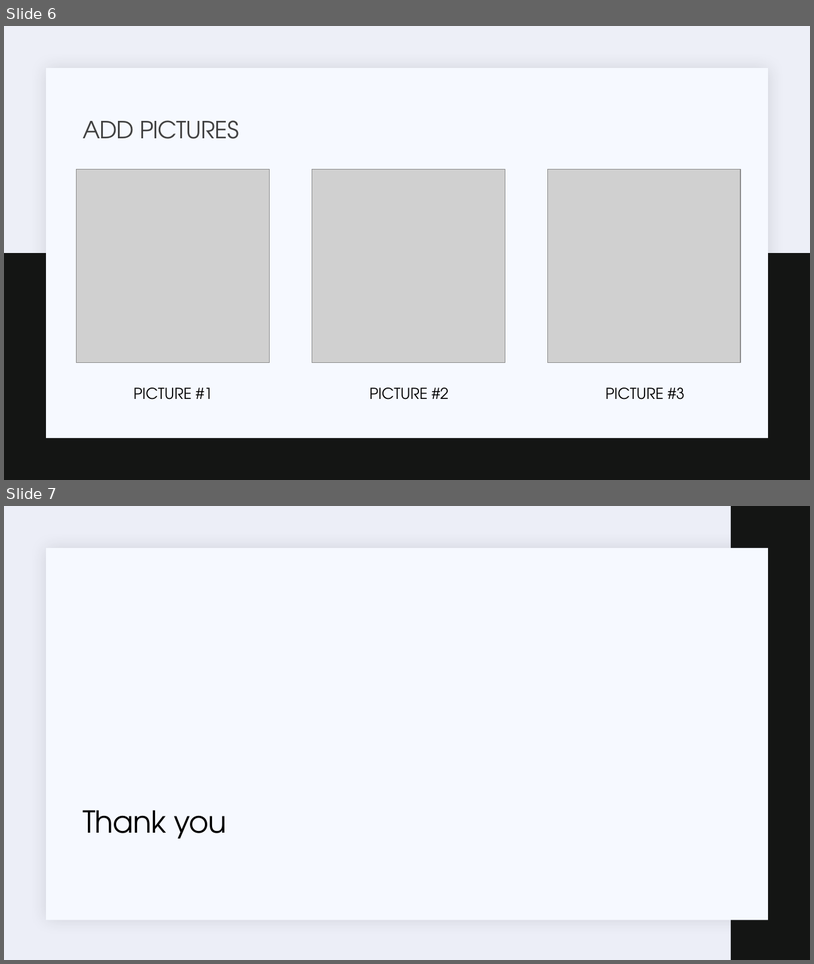
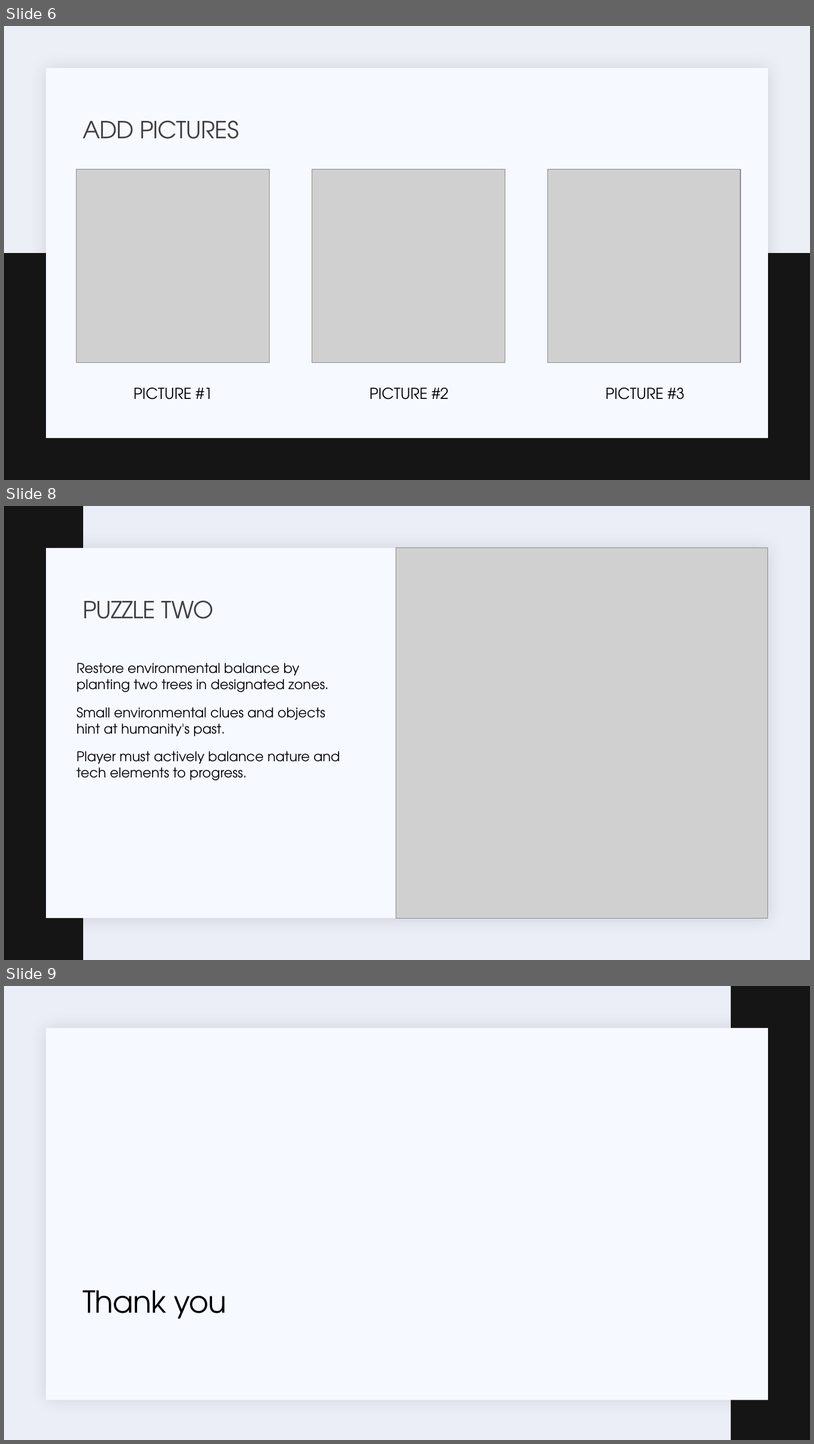
Before and after one commit to HaiderSalim/CareTaker_Cycles, a slide deck: Caretaker's Cycle presentation.pptx. Shown one above the other, each under a label of ours: slides 6 and 7 before the commit, slides 6, 8 and 9 after it; the slides between them are not shown. The pictures are 814x964 and 814x1444 pixels, drawn with LibreOffice and Linux fonts; fonts in the diff are those of the drawing; grey boxes stand for pictures. Boxes give left, top, right and bottom in pixels: in the first picture for what was removed or moved away, otherwise in the second. Text is boxed around its words. In the diff, an @@ line names an element or a change of style, - is before the commit and + after.

```diff
--- a/Caretaker's Cycle presentation.pptx
+++ b/Caretaker's Cycle presentation.pptx
@@ slide 8 added at (x1=4, y1=506, x2=810, y2=960), background #ECEEF7; not listed: 1 template element that a slide beside it also shows @@
@@ rectangle added at (x1=4, y1=506, x2=83, y2=960), fill #141514 @@
@@ picture added at (x1=396, y1=548, x2=768, y2=918) @@
@@ title added at (x1=83, y1=600, x2=214, y2=619), 28 pt, text #404040 @@
+PUZZLE TWO
@@ text added at (x1=77, y1=663, x2=340, y2=780), 16 pt, text #000000 @@
+Restore environmental balance by planting two trees in designated zones.
+Small environmental clues and objects hint at humanity's past.
+Player must actively balance nature and tech elements to progress.
@@ what was slide 7 is now slide 9 @@
```
Also in this commit, not shown: 1 other slide added, 6 other files.
